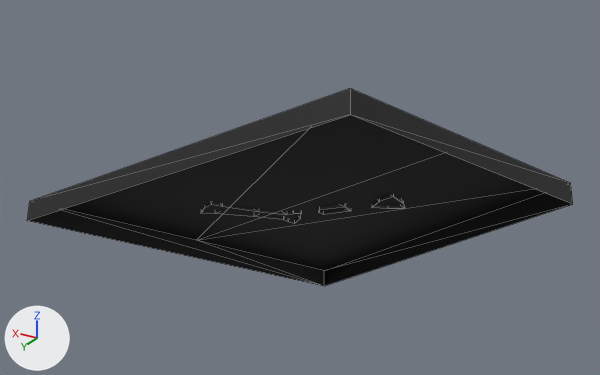
The OBJ model src/main/resources/assets/stargate/models/DHD/037.obj, before and after one commit.
Rendered twice from a camera (50 mm lens) standing at (0.1817, 0.1506, 0.9094) and looking at (0.2985, -0.044, 0.8121). Lighting does not change. The marker at lower left points along +X, +Y and +Z. The older version comes first. Mesh edges are drawn as thin lines. Where no turn or scale is listed for an object, it has been applied to the vertices.

Names of what the first picture shows: '037'.
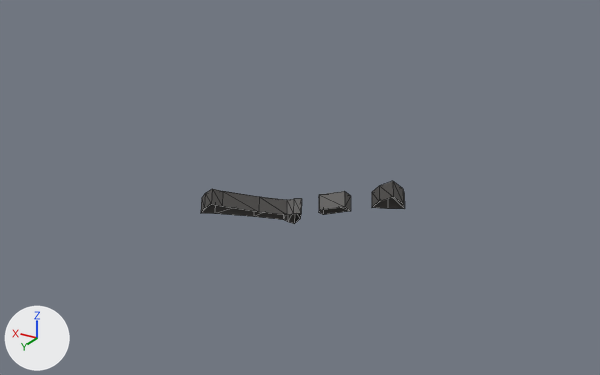
Where the change shows, as pixel boxes [x1, y1, x2, y2] in the pictures (600 x 375 px):
'037', reshaped (63% narrower, 78% shorter): before [27, 89, 573, 286]; after [201, 181, 405, 224]
part 1 of me_037, deleted: before [27, 89, 573, 286]

Edits to the bpy script that builds the scene:
```text
Change me_037:
    used by ob_037; location = (0.0, 0.0, 0.0)
    remove me_037.from_pydata(...)  # 60 vertices, 83 faces; spans x 0.2233..0.3644, y -0.0931..0.0059, z 0.7512..0.8603
    add me_037.from_pydata(...)  # 50 vertices, 69 faces; spans x 0.2685..0.3263, y -0.0575..-0.026, z 0.7965..0.8185
    me_037 part 1: the loose piece of 10 vertices spanning x 0.2233..0.3644, y -0.0931..0.0059, z 0.7512..0.8603 is deleted
```
